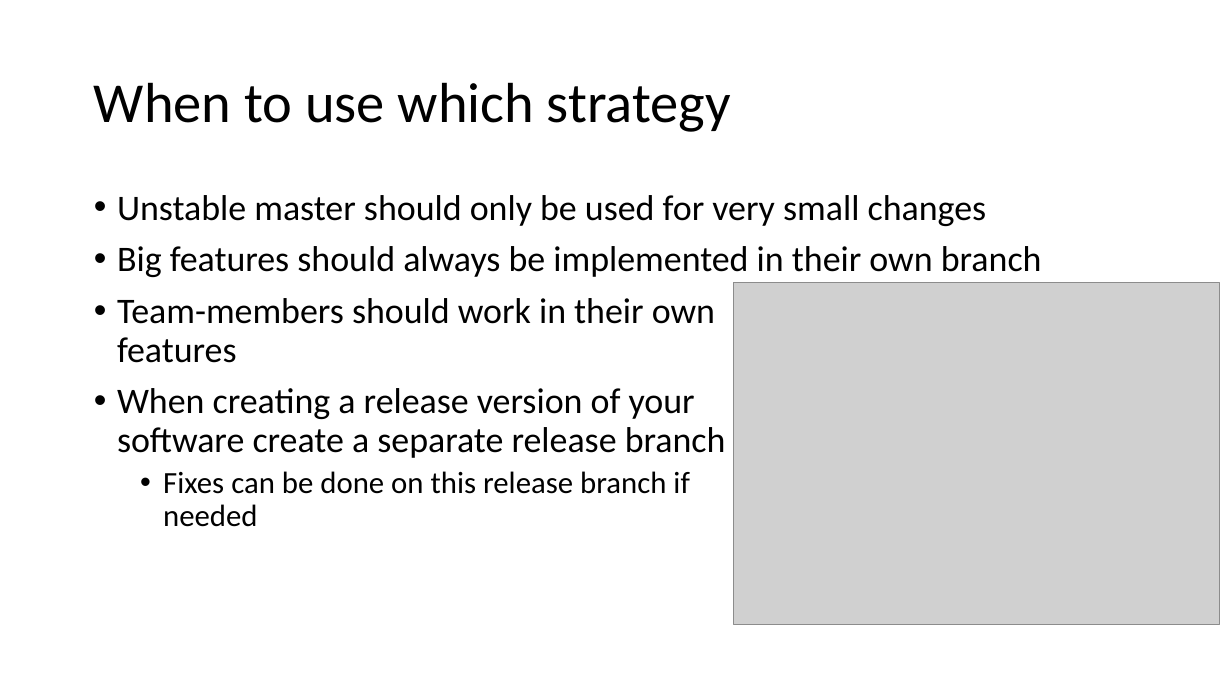
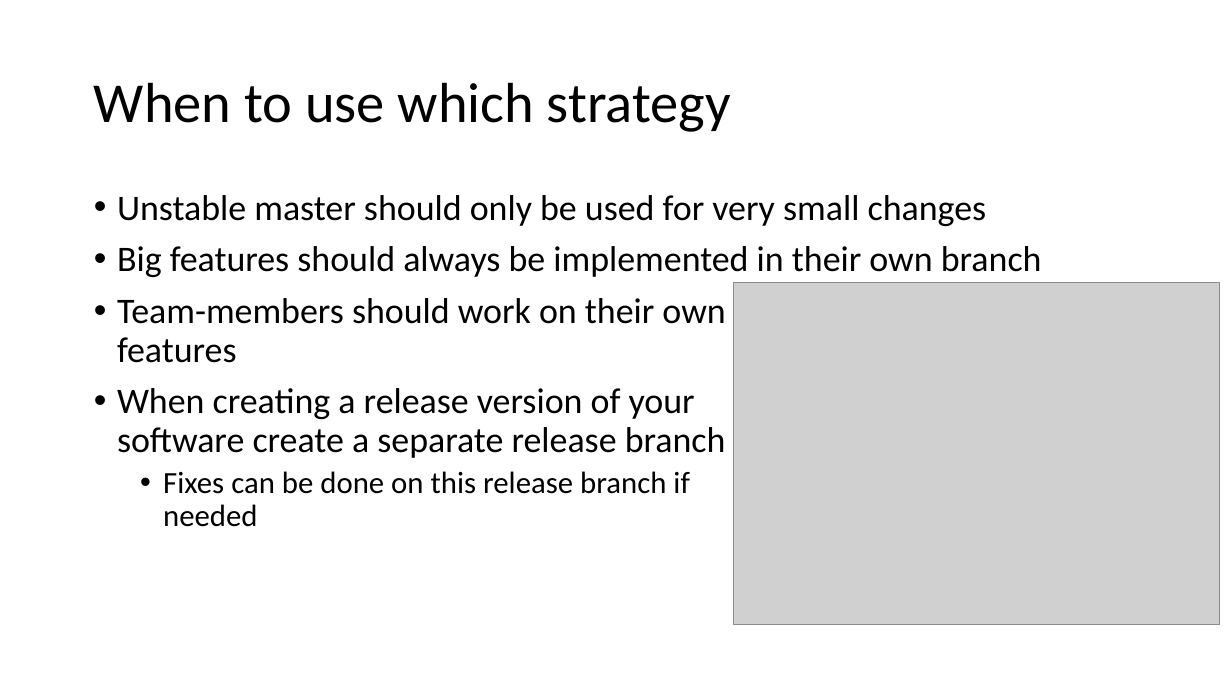
Before and after one commit to MaastrichtU-CDS/general_coding_practices, a slide deck: slide 16 of GIT/Git basics.pptx (slide 14 before the commit). Drawn at 1232x693 pixels with LibreOffice and Linux fonts; fonts in the diff are those of the drawing; grey boxes stand for pictures. Boxes give left, top, right and bottom in pixels: in the first picture for what was removed or moved away, otherwise in the second. Text is boxed around its words. In the diff, an @@ line names an element or a change of style, - is before the commit and + after.

```diff
--- a/GIT/Git basics.pptx
+++ b/GIT/Git basics.pptx
@@ text at (x1=117, y1=298, x2=725, y2=363): text changed @@
-• Team-members should work in their own
-  features
+• Team-members should work on their own
+  features
```
Also in this commit, not shown: 1 other slide changed, 2 slides added, 1 other file.
